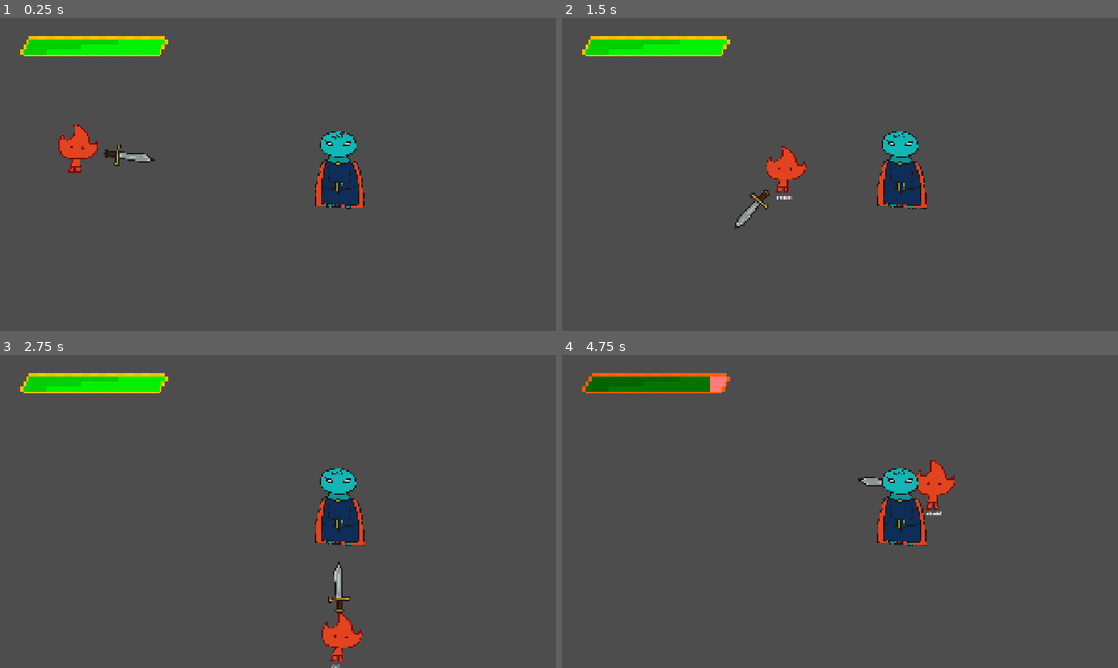
Above: before the commit, frames 1-4 (two rows, left to right).
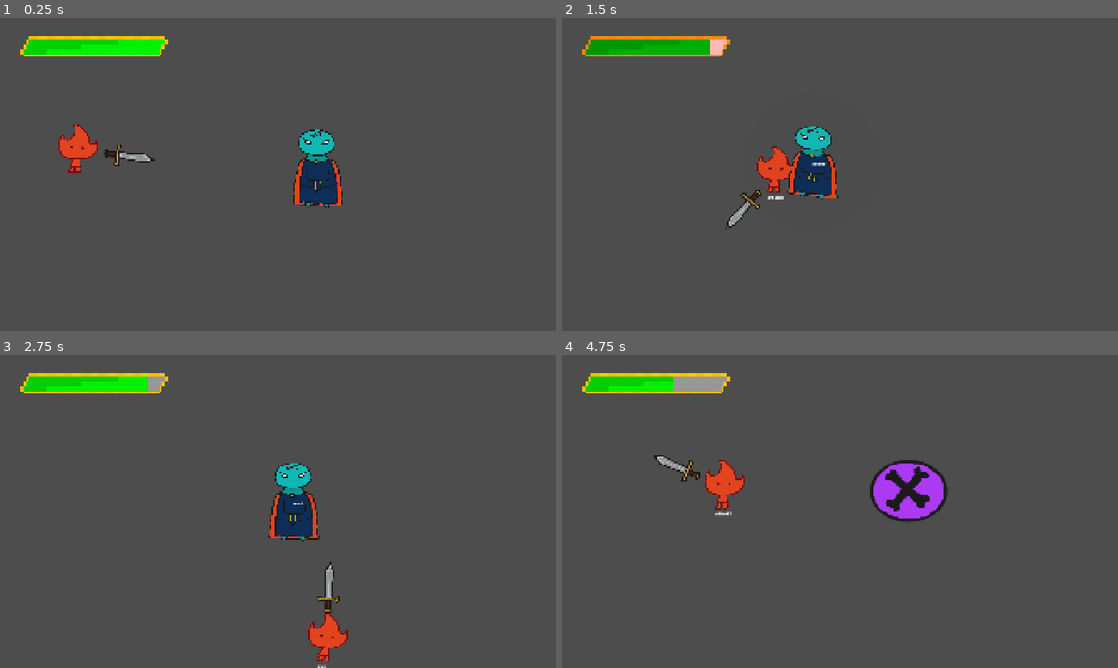
Above: after the commit, the same moments.

Repository: BendenizMustafaCengiz/Brackeys-Jam-2026.1
Game: Godot game, scene res://Scenes/mustafa_deneme.tscn
Same seed, same stepped clock (60 frames per second), same inputs: the game is played once before the commit and once after it. The project has no main scene, so this scene is started directly.
Inputs (mouse positions are in pixels of both pictures, inside the frame that each line leads up to):
- Up to frame 1 (0.25 s): no input
- Up to frame 2 (1.5 s): tap Enter (ui_accept) at 0.5, 0.77 s; move the mouse to (962, 158) at 0.52 s; press the mouse at (962, 158) at 0.53 s; hold Right (right) 0.53-1.28 s; tap Shift (dash) at 0.6 s; move the mouse to (728, 190) at 1.27 s; release the mouse at (728, 190) at 1.28 s; hold S (down) from 1.28 s (still down); click (728, 190) at 1.35 s
- Up to frame 3 (2.75 s): tap Enter (ui_accept) at 1.52 s; tap Shift (dash) at 1.55, 2.1 s; move the mouse to (333, 442) at 2.02 s; release S (down) at 2.03 s; press the mouse at (333, 442) at 2.03 s; hold Right (right) from 2.03 s (still down)
- Up to frame 4 (4.75 s): move the mouse to (812, 574) at 2.77 s; release Right (right) at 2.78 s; release the mouse at (812, 574) at 2.78 s; hold W (up) 2.78-3.53 s; click (812, 574) at 2.85 s; tap Enter (ui_accept) at 3.02, 3.77, 4.52 s; tap Shift (dash) at 3.05, 3.6, 4.55 s; move the mouse to (1006, 558) at 3.52 s; press the mouse at (1006, 558) at 3.53 s; hold Left (left) from 3.53 s (still down); move the mouse to (673, 464) at 4.27 s; release the mouse at (673, 464) at 4.28 s; click (673, 464) at 4.35 s

The runs differ from the first frame. In frame 1, 2.3% of the frame differs, in the area x 52-66%, y 35-62%; in frame 2, 5.8%, in the area x 3-66%, y 5-68%; in frame 3, 4.7%; in frame 4, 5.5%.
Error before the commit: Parse Error: Identifier "max_health" not declared in the current scope. (res://Scripts/boss.gd:22)

Commit message:
biraz ondan biraz bundan

Diff:
--- a/Scenes/player.tscn
+++ b/Scenes/player.tscn
@@ -61,6 +61,30 @@
 "update": 0,
 "values": [Vector2(0, 0)]
 }
+tracks/3/type = "value"
+tracks/3/imported = false
+tracks/3/enabled = true
+tracks/3/path = NodePath("Sprite2D:skew")
+tracks/3/interp = 1
+tracks/3/loop_wrap = true
+tracks/3/keys = {
+"times": PackedFloat32Array(0),
+"transitions": PackedFloat32Array(1),
+"update": 0,
+"values": [0.0]
+}
+tracks/4/type = "value"
+tracks/4/imported = false
+tracks/4/enabled = true
+tracks/4/path = NodePath("Sprite2D:modulate")
+tracks/4/interp = 1
+tracks/4/loop_wrap = true
+tracks/4/keys = {
+"times": PackedFloat32Array(0),
+"transitions": PackedFloat32Array(1),
+"update": 0,
+"values": [Color(1, 1, 1, 1)]
+}
 
 [sub_resource type="Animation" id="Animation_f1ek2"]
 resource_name = "dash"
@@ -88,6 +112,57 @@
 "transitions": PackedFloat32Array(1, 1, 1, 1, 1, 1, 1, 1),
 "update": 0,
 "values": [Vector2(0, 0), Vector2(5, 0), Vector2(-5, 0), Vector2(5, 0), Vector2(-5, 0), Vector2(5, 0), Vector2(-5, 0), Vector2(0, 0)]
+}
+
+[sub_resource type="Animation" id="Animation_h4iuc"]
+resource_name = "die"
+tracks/0/type = "value"
+tracks/0/imported = false
+tracks/0/enabled = true
+tracks/0/path = NodePath("Sprite2D:scale")
+tracks/0/interp = 1
+tracks/0/loop_wrap = true
+tracks/0/keys = {
+"times": PackedFloat32Array(0, 1),
+"transitions": PackedFloat32Array(1, 1),
+"update": 0,
+"values": [Vector2(0.4, 0.4), Vector2(0.3, 0.2)]
+}
+tracks/1/type = "value"
+tracks/1/imported = false
+tracks/1/enabled = true
+tracks/1/path = NodePath("Sprite2D:skew")
+tracks/1/interp = 1
+tracks/1/loop_wrap = true
+tracks/1/keys = {
+"times": PackedFloat32Array(0, 1),
+"transitions": PackedFloat32Array(1, 1),
+"update": 0,
+"values": [0.0, 0.2617993877991494]
+}
+tracks/2/type = "value"
+tracks/2/imported = false
+tracks/2/enabled = true
+tracks/2/path = NodePath("Sprite2D:modulate")
+tracks/2/interp = 1
+tracks/2/loop_wrap = true
+tracks/2/keys = {
+"times": PackedFloat32Array(0, 1),
+"transitions": PackedFloat32Array(1, 1),
+"update": 0,
+"values": [Color(1, 1, 1, 1), Color(0.39, 0, 0.16249993, 0)]
+}
+tracks/3/type = "value"
+tracks/3/imported = false
+tracks/3/enabled = true
+tracks/3/path = NodePath("Sprite2D:position")
+tracks/3/interp = 1
+tracks/3/loop_wrap = true
+tracks/3/keys = {
+"times": PackedFloat32Array(0, 1),
+"transitions": PackedFloat32Array(1, 1),
+"update": 0,
+"values": [Vector2(0, 0), Vector2(0, 30)]
 }
 
 [sub_resource type="Animation" id="Animation_x3wgy"]
@@ -175,6 +250,7 @@
 _data = {
 &"RESET": SubResource("Animation_fkybt"),
 &"dash": SubResource("Animation_f1ek2"),
+&"die": SubResource("Animation_h4iuc"),
 &"idle": SubResource("Animation_x3wgy"),
 &"run": SubResource("Animation_3smsa")
 }
@@ -190,10 +266,12 @@
 texture = ExtResource("2_fkybt")
 
 [node name="CollisionShape2D" type="CollisionShape2D" parent="." unique_id=654266018]
+visible = false
 position = Vector2(-7.5, 51)
 shape = SubResource("RectangleShape2D_fkybt")
 
 [node name="CollisionShape2D2" type="CollisionShape2D" parent="." unique_id=1207825101]
+visible = false
 position = Vector2(-1, -10)
 rotation = 1.5707964
 shape = SubResource("CapsuleShape2D_x3wgy")
--- a/Scenes/tutorial.tscn
+++ b/Scenes/tutorial.tscn
@@ -6,12 +6,14 @@
 [ext_resource type="Texture2D" uid="uid://oxeykfqg4iet" path="res://Assets/characters/slime_monster.png" id="3_p1f1o"]
 [ext_resource type="PackedScene" path="res://Scenes/floor.tscn" id="4_ys4pu"]
 [ext_resource type="Texture2D" uid="uid://cyme7far1emwm" path="res://Assets/characters/boss/bossv2.png" id="5_koko0"]
+[ext_resource type="Texture2D" uid="uid://csp3t4cqm0odi" path="res://Assets/environment/map.png" id="5_lsb8r"]
 [ext_resource type="Texture2D" uid="uid://b70f2uxh6dqwn" path="res://Assets/characters/enemy1.png" id="6_lsb8r"]
 [ext_resource type="Texture2D" uid="uid://cyyanbos6gl3n" path="res://Assets/characters/ranged enemy.png" id="7_ap3ea"]
 [ext_resource type="Texture2D" uid="uid://dera6r40faio2" path="res://Assets/characters/eyeball/eyeball.png" id="8_t6ver"]
 [ext_resource type="Texture2D" uid="uid://b3hiydh1swr70" path="res://Assets/characters/eyeball/wing.png" id="9_2nb4t"]
 [ext_resource type="Texture2D" uid="uid://dlqdu5pj2r5e0" path="res://Assets/hp bar/frm_green.png" id="10_jb51l"]
 [ext_resource type="Texture2D" uid="uid://8nh5hbc2wf0e" path="res://Assets/hp bar/frm.png" id="11_dxsep"]
+[ext_resource type="Texture2D" uid="uid://bh5as1bm5sr0t" path="res://Assets/environment/level_up.png" id="13_lsb8r"]
 
 [sub_resource type="Animation" id="Animation_lexqi"]
 length = 0.001
@@ -113,6 +115,43 @@
 &"RESET": SubResource("Animation_lexqi"),
 &"one_to_two": SubResource("Animation_pkgwa"),
 &"two_to_three": SubResource("Animation_radxo")
+}
+
+[sub_resource type="Animation" id="Animation_lsb8r"]
+length = 0.001
+tracks/0/type = "value"
+tracks/0/imported = false
+tracks/0/enabled = true
+tracks/0/path = NodePath("Label:modulate")
+tracks/0/interp = 1
+tracks/0/loop_wrap = true
+tracks/0/keys = {
+"times": PackedFloat32Array(0),
+"transitions": PackedFloat32Array(1),
+"update": 0,
+"values": [Color(1, 1, 1, 1)]
+}
+
+[sub_resource type="Animation" id="Animation_ap3ea"]
+resource_name = "press_enter"
+loop_mode = 1
+tracks/0/type = "value"
+tracks/0/imported = false
+tracks/0/enabled = true
+tracks/0/path = NodePath("Label:modulate")
+tracks/0/interp = 1
+tracks/0/loop_wrap = true
+tracks/0/keys = {
+"times": PackedFloat32Array(0.13333334, 0.4, 0.59575915, 0.8666667),
+"transitions": PackedFloat32Array(1.000001, 1.0000011, 1.0000001, 1),
+"update": 0,
+"values": [Color(1, 1, 1, 1), Color(1, 1, 1, 0), Color(1, 1, 1, 0), Color(1, 1, 1, 1)]
+}
+
+[sub_resource type="AnimationLibrary" id="AnimationLibrary_t6ver"]
+_data = {
+&"RESET": SubResource("Animation_lsb8r"),
+&"press_enter": SubResource("Animation_ap3ea")
 }
 
 [node name="tutorial" type="Node2D" unique_id=1400561358]
@@ -169,12 +208,10 @@
 position = Vector2(450, 31)
 texture = ExtResource("3_p1f1o")
 
-[node name="Label" type="Label" parent="part1" unique_id=1099156478]
-offset_left = 395.0
-offset_top = 273.0
-offset_right = 482.0
-offset_bottom = 393.0
-text = "map"
+[node name="Map" type="Sprite2D" parent="part1" unique_id=1466187101]
+position = Vector2(404.00003, 330)
+scale = Vector2(0.49111673, 0.49111682)
+texture = ExtResource("5_lsb8r")
 
 [node name="Camera2D" type="Camera2D" parent="." unique_id=1799535178]
 
@@ -241,7 +278,7 @@
 theme_override_font_sizes/italics_font_size = 16
 theme_override_font_sizes/mono_font_size = 16
 bbcode_enabled = true
-text = "don't worrry you will get stronger along the journey
+text = "don't worry you will get stronger along the journey
 
 
 
@@ -257,64 +294,61 @@
 
 [node name="Enemy1" type="Sprite2D" parent="part3" unique_id=1559039870]
 modulate = Color(0, 0, 0, 1)
-position = Vector2(252.00003, 339)
+position = Vector2(242.1437, 414.48172)
 rotation = -0.5235988
 scale = Vector2(0.49511716, 0.49511716)
 texture = ExtResource("6_lsb8r")
 
 [node name="RangedEnemy" type="Sprite2D" parent="part3" unique_id=1121132066]
 modulate = Color(0, 0, 0, 1)
-position = Vector2(624, 317.00003)
+position = Vector2(614.1437, 392.48175)
 rotation = 0.2617994
 scale = Vector2(0.50000006, 0.50000006)
 texture = ExtResource("7_ap3ea")
 
 [node name="Eyeball" type="Sprite2D" parent="part3" unique_id=1779335560]
 modulate = Color(0, 0, 0, 1)
-position = Vector2(378, 239)
+position = Vector2(368.14368, 314.48172)
 scale = Vector2(0.859375, 0.859375)
 texture = ExtResource("8_t6ver")
 
 [node name="Wing" type="Sprite2D" parent="part3" unique_id=1798874167]
 modulate = Color(0, 0, 0, 1)
-position = Vector2(480.00003, 185.99998)
+position = Vector2(470.1437, 261.4817)
 rotation = -0.5235988
 scale = Vector2(0.83203125, 0.83203125)
 texture = ExtResource("9_2nb4t")
 
 [node name="Wing2" type="Sprite2D" parent="part3" unique_id=705159822]
 modulate = Color(0, 0, 0, 1)
-position = Vector2(265.00003, 217.00002)
+position = Vector2(255.1437, 292.48172)
 rotation = 0.2617994
 scale = Vector2(0.83203125, 0.83203125)
 texture = ExtResource("9_2nb4t")
 flip_h = true
 
 [node name="FrmGreen" type="Sprite2D" parent="part3" unique_id=362412973]
-position = Vector2(480.00003, -312)
+position = Vector2(410.00003, -309.5)
 scale = Vector2(7.843751, 6.90625)
 texture = ExtResource("10_jb51l")
 
 [node name="Frm" type="Sprite2D" parent="part3" unique_id=1074861853]
-position = Vector2(483.00006, -312)
+position = Vector2(413.00006, -309.5)
 scale = Vector2(7.7187514, 6.1875)
 texture = ExtResource("11_dxsep")
 
 [node name="Label" type="Label" parent="part3" unique_id=1388649682]
-offset_left = 448.0
-offset_top = -333.0
-offset_right = 532.0
-offset_bottom = -278.0
+offset_left = 378.0
+offset_top = -330.5
+offset_right = 462.0
+offset_bottom = -275.5
 theme_override_font_sizes/font_size = 48
 text = "100"
 
-[node name="Label2" type="Label" parent="part3" unique_id=1996027484]
-offset_left = 310.0
-offset_top = -32.0
-offset_right = 697.0
-offset_bottom = 23.0
-theme_override_font_sizes/font_size = 48
-text = "level up zımbırtısı"
+[node name="LevelUp" type="Sprite2D" parent="part3" unique_id=1972712356]
+position = Vector2(426, 0)
+scale = Vector2(0.42187503, 0.42187503)
+texture = ExtResource("13_lsb8r")
 
 [node name="Floor" parent="." unique_id=192737482 instance=ExtResource("4_ys4pu")]
 tile_map_data = PackedByteArray("AADx//f/AAAAAAAAAADx//j/AAAAAAAAAADx//n/AAAAAAAAAADx//r/AAAAAAAAAADx//v/AAAAAAAAAADx// …(9040 unchanged characters)…
@@ -322,4 +356,16 @@
 [node name="AnimationPlayer" type="AnimationPlayer" parent="." unique_id=1525087266]
 libraries/ = SubResource("AnimationLibrary_1cu4j")
 
+[node name="press_enter_anim" type="AnimationPlayer" parent="." unique_id=276019633]
+libraries/ = SubResource("AnimationLibrary_t6ver")
+autoplay = &"press_enter"
+
+[node name="Label" type="Label" parent="." unique_id=1107734032]
+offset_left = -160.0
+offset_top = 473.0
+offset_right = 149.0
+offset_bottom = 515.0
+theme_override_font_sizes/font_size = 30
+text = "pres enter to continue"
+
 [connection signal="animation_finished" from="AnimationPlayer" to="." method="_on_animation_player_animation_finished"]
--- a/Scripts/boss.gd
+++ b/Scripts/boss.gd
@@ -13,13 +13,6 @@
 func _ready() -> void:
 	attack_area.damage = 20 #rastgele verdim normalden fazla olsun diye sen kafana göre değiştir
 
-
-
-func inint_stats(_room_no: int):
-	speed = 300
-	damage = 100
-	health = 5000
-	max_health = health
 
 
 func _physics_process(_delta: float) -> void:
--- a/Scripts/sword.gd
+++ b/Scripts/sword.gd
@@ -41,7 +41,7 @@
 	enemiesJustHit.clear()
 	attacking = true
 	animation_player.play("slash2")
-	for enemy in enemiesInAtt1Range:
+	for enemy in enemiesInAtt2Range:
 		if enemiesJustHit.has(enemy):
 			continue
 		hit_enemy(enemy,damage,ATT2KB)
@@ -52,7 +52,7 @@
 	enemiesJustHit.clear()
 	attacking = true
 	animation_player.play("slash3")
-	for enemy in enemiesInAtt1Range:
+	for enemy in enemiesInAtt3Range:
 		if enemiesJustHit.has(enemy):
 			continue
 		hit_enemy(enemy, final_dmg, ATT3KB)
@@ -61,7 +61,7 @@
 	enemiesJustHit.clear()
 	attacking = true
 	animation_player.play("dash")
-	for enemy in enemiesInAtt1Range:
+	for enemy in enemiesInDashRange:
 		if enemiesJustHit.has(enemy):
 			continue
 		hit_enemy(enemy, dash_dmg, ATT3KB)
@@ -105,7 +105,7 @@
 func _on_slash_area_2_body_exited(body: Node2D) -> void:
 	if body.is_in_group("player"):
 		return
-	enemiesInAtt1Range.erase(body)
+	enemiesInAtt2Range.erase(body)
 
 
 func _on_slash_area_3_body_entered(body: Node2D) -> void:
@@ -122,7 +122,7 @@
 func _on_slash_area_3_body_exited(body: Node2D) -> void:
 	if body.is_in_group("player"):
 		return
-	enemiesInAtt1Range.erase(body)
+	enemiesInAtt3Range.erase(body)
 
 
 func _on_animation_player_animation_finished(_anim_name: StringName) -> void:
@@ -143,7 +143,7 @@
 func _on_dash_area_body_exited(body: Node2D) -> void:
 	if body.is_in_group("player"):
 		return
-	enemiesInAtt1Range.erase(body)
+	enemiesInDashRange.erase(body)
 
 
 func hit_enemy(enemy: CharacterBody2D,dmg: int, kb: int):
Binary file added: Assets/environment/level_up.png
Not shown, added: Assets/environment/level_up.png.import
Binary file added: Assets/environment/map.png
Not shown, added: Assets/environment/map.png.import
